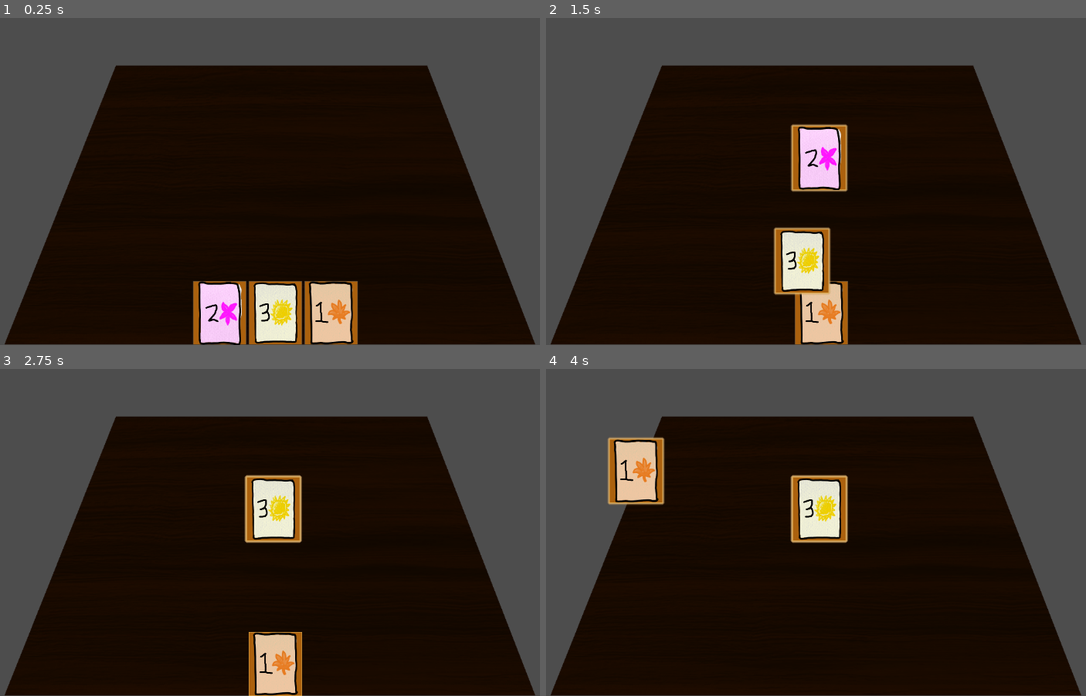
Above: before the commit, frames 1-4 (two rows, left to right).
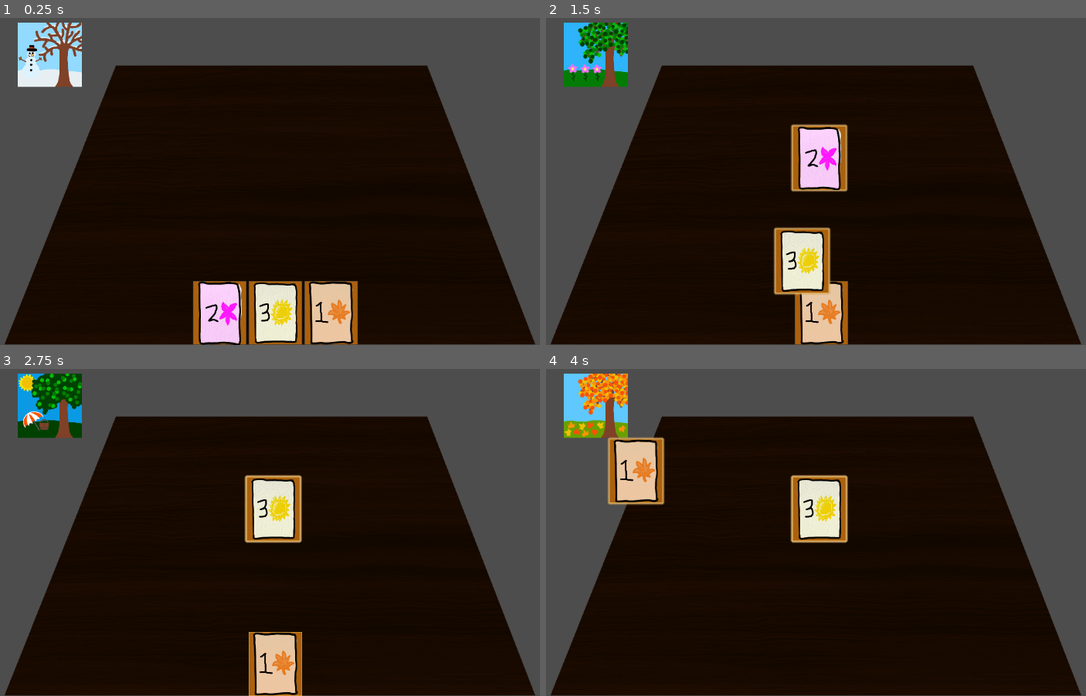
Above: after the commit, the same moments.

Repository: ftekverk/sellyourlife
Game: Godot game, scene res://our_development/ryan_dev.tscn
Two runs of this game, one before a commit and one after it. Both use one fixed random seed, a clock stepped at 60 frames per second and the inputs below. This scene is started directly instead of the project's main scene.
Inputs (mouse positions are in pixels of both pictures, inside the frame that each line leads up to):
- Up to frame 1 (0.25 s): no input
- Up to frame 2 (1.5 s): tap Enter at 0.5 s; drag from (767, 312) to (821, 158) at 0.52 s; drag from (794, 312) to (821, 158) at 1.27 s
- Up to frame 3 (2.75 s): move the mouse to (275, 663) at 2.02 s; press the mouse at (275, 663) at 2.03 s
- Up to frame 4 (4 s): release the mouse at (821, 663) at 2.75 s; tap Space at 2.75 s; drag from (821, 509) to (637, 470) at 2.77 s; drag from (821, 509) to (637, 470) at 3.52 s

The runs differ from the first frame. In frame 1, 2.3% of the frame differs, in the area x 3-16%, y 1-22%; in frame 2, 2.3%; in frame 3, 2.3%; in frame 4, 2.3%.

Commit message:
added window to dev scene

Diff:
--- a/objects/window.tscn
+++ b/objects/window.tscn
@@ -1,8 +1,11 @@
-[gd_scene load_steps=2 format=3 uid="uid://r6ypg1pfkvx4"]
+[gd_scene load_steps=3 format=3 uid="uid://r6ypg1pfkvx4"]
 
 [ext_resource type="Script" path="res://scripts/window.gd" id="1_5gege"]
+[ext_resource type="Texture2D" uid="uid://dwp6sc13dufvs" path="res://Art/Seasons/Winter_Season.png" id="2_k802w"]
 
 [node name="Window" type="Node2D"]
+scale = Vector2(0.25, 0.25)
 script = ExtResource("1_5gege")
 
 [node name="Sprite2D" type="Sprite2D" parent="."]
+texture = ExtResource("2_k802w")
--- a/our_development/ryan_dev.tscn
+++ b/our_development/ryan_dev.tscn
@@ -1,12 +1,15 @@
-[gd_scene load_steps=4 format=3 uid="uid://c8ej3ohg18pom"]
+[gd_scene load_steps=7 format=3 uid="uid://c8ej3ohg18pom"]
 
 [ext_resource type="Script" path="res://card_stuff/card_UI/hand.gd" id="1_b0l22"]
 [ext_resource type="PackedScene" uid="uid://j03qq3pjthgg" path="res://objects/table.tscn" id="2_cr5wh"]
+[ext_resource type="PackedScene" uid="uid://r6ypg1pfkvx4" path="res://objects/window.tscn" id="3_eoxri"]
+[ext_resource type="PackedScene" path="res://objects/game_handler.tscn" id="4_ywhii"]
+[ext_resource type="PackedScene" uid="uid://difb5pgxh5iex" path="res://objects/dealer.tscn" id="5_wtkax"]
 
 [sub_resource type="RectangleShape2D" id="RectangleShape2D_6og4o"]
 size = Vector2(839, 211)
 
-[node name="FinnDev" type="Node2D"]
+[node name="RyanDev" type="Node2D"]
 
 [node name="CardDropArea" type="Area2D" parent="."]
 collision_layer = 2
@@ -36,3 +39,11 @@
 z_index = -10
 position = Vector2(566, 386)
 scale = Vector2(0.8, 0.8)
+
+[node name="Window" parent="." instance=ExtResource("3_eoxri")]
+position = Vector2(155, 105)
+
+[node name="GameHandler" parent="." instance=ExtResource("4_ywhii")]
+position = Vector2(2216.96, 748.524)
+
+[node name="Dealer" parent="." instance=ExtResource("5_wtkax")]
--- a/scripts/game_handler.gd
+++ b/scripts/game_handler.gd
@@ -8,7 +8,10 @@
 
 @onready var hand = $"../BattleUI/Hand"
 @onready var dealer = $"../Dealer"
+@onready var window = $"../Window"
 
+# Signals
+signal changeSeason
 
 # Important variable
 var dealer_hand := []
@@ -17,7 +20,7 @@
 
 
 func _ready():
-
+	print("ready called (game handler)")
 #	1.) Connect the card_played signal to handle_card_play
 	if not hand or not dealer:
 		return
@@ -59,7 +62,8 @@
 
 
 #	4.) Change Season
-
+	print("Emitting signal")
+	changeSeason.emit()
 
 
 
--- a/scripts/window.gd
+++ b/scripts/window.gd
@@ -1,49 +1,36 @@
 extends Node2D
+
+@onready var windowSprite = $Sprite2D
 
 # Season index enum
 enum {WINTER, SPRING, SUMMER, FALL}
 
 # Image file information
-#var seasonsBasePath: String = "res://Art/Seasons/"
 var seasonImages: Array = [
 	preload("res://Art/Seasons/Winter_Season.png"),
 	preload("res://Art/Seasons/Spring_Season.png"),
 	preload("res://Art/Seasons/Summer_Season.png"),
-	preload("res://Art/Seasons/Fall_Season.png"),
+	preload("res://Art/Seasons/Fall_Season.png")
 ]
-#var seasonsInfo: Array[Dictionary] = [
-	#{
-		#name: "Winter",
-		#filename: "Winter_Season.png",
-	#},
-	#{
-		#name: "Spring",
-		#filename: "Spring_Season.png"
-	#},
-	#{
-		#name: "Summer",
-		#filename: "Summer_Season.png"
-	#},
-	#{
-		#name: "Fall",
-		#filename: "Fall_Season.png"
-	#}
-#]
 
 # State variables
 var currSeasonIdx: int = randi_range(0, len(seasonImages) - 1)
 
 func getNextSeason() -> void:
+	print("index before incrementing: ", currSeasonIdx)
 	currSeasonIdx = (currSeasonIdx + 1) % len(seasonImages)
+	print("index after incrementing: ", currSeasonIdx)
 
 # Called when the node enters the scene tree for the first time.
 func _ready():
-	pass # Replace with function body.
+	print("ready called (window)")
+	var gameHandler = get_node("../GameHandler")
+	gameHandler.connect("changeSeason", getNextSeason)
 
-func _input(event: InputEvent) -> void:
-	if event is InputEventMouseButton:
-		getNextSeason()
+#func _input(event: InputEvent) -> void:
+	#if event is InputEventMouseButton:
+		#getNextSeason()
 
 # Called every frame. 'delta' is the elapsed time since the previous frame.
 func _process(delta):
-	$Sprite2D.texture = seasonImages[currSeasonIdx]
+	windowSprite.texture = seasonImages[currSeasonIdx]
Not shown, changed: Art/Fall/Fall_1.png.import
Not shown, changed: Art/Fall/Fall_10.png.import
Not shown, changed: Art/Fall/Fall_11.png.import
Not shown, changed: Art/Fall/Fall_12.png.import
Not shown, changed: Art/Fall/Fall_13.png.import
Not shown, changed: Art/Fall/Fall_14.png.import
Not shown, changed: Art/Fall/Fall_2.png.import
Not shown, changed: Art/Fall/Fall_3.png.import
Not shown, changed: Art/Fall/Fall_4.png.import
Not shown, changed: Art/Fall/Fall_5.png.import
Not shown, changed: Art/Fall/Fall_6.png.import
Not shown, changed: Art/Fall/Fall_7.png.import
(and 49 more such lines)
